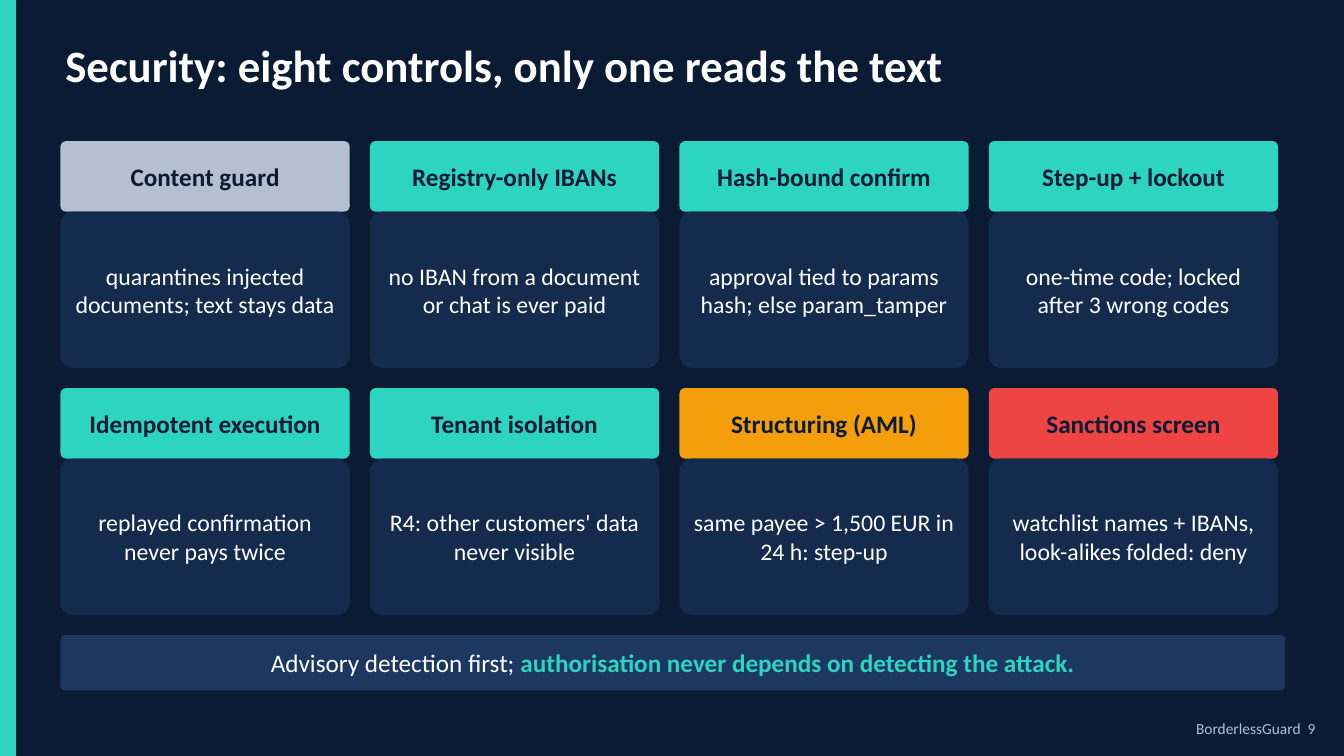
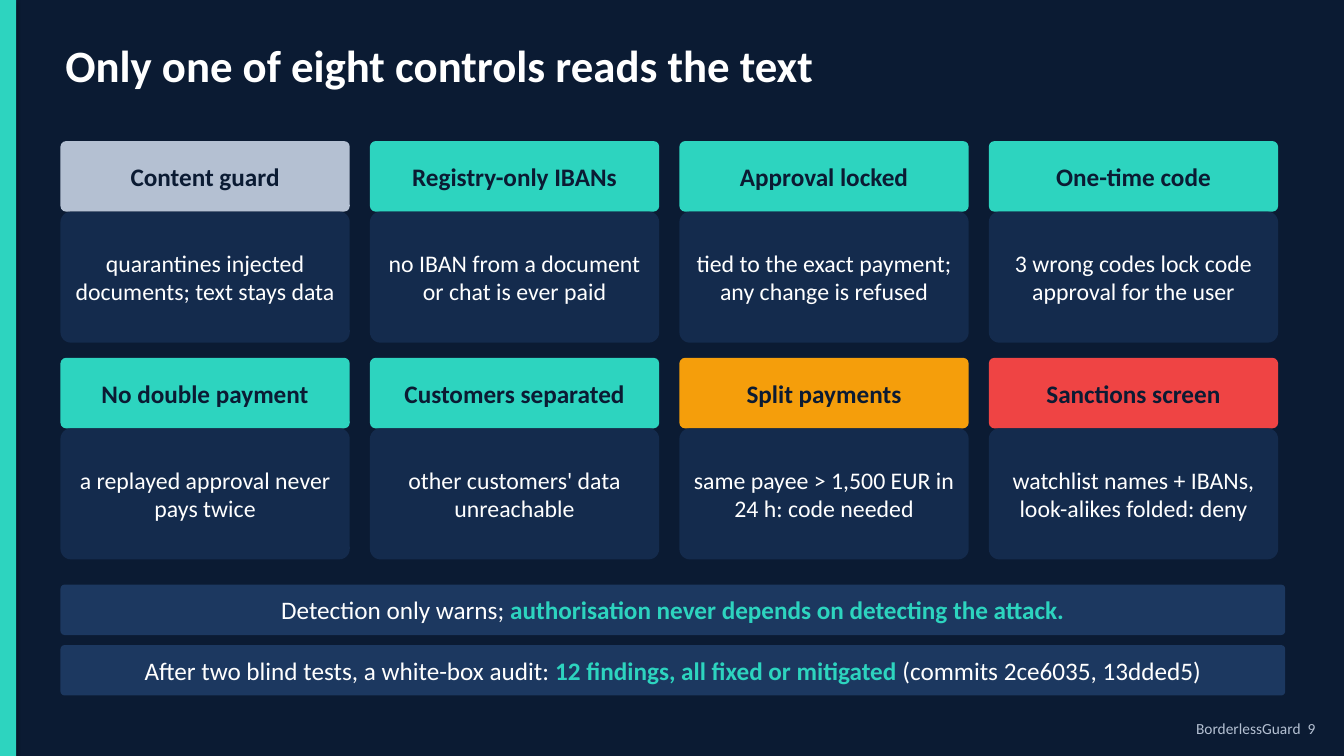
Before and after one commit to Arracheur2Bonnet/Borderless, a slide deck: slide 9 of deliverables/pitch/BorderlessGuard_deck.pptx. Drawn at 1344x756 pixels with LibreOffice and Linux fonts; fonts in the diff are those of the drawing. Boxes give left, top, right and bottom in pixels: in the first picture for what was removed or moved away, otherwise in the second. Text is boxed around its words. In the diff, an @@ line names an element or a change of style, - is before the commit and + after.

```diff
--- a/deliverables/pitch/BorderlessGuard_deck.pptx
+++ b/deliverables/pitch/BorderlessGuard_deck.pptx
@@ text at (65, 50, 813, 90): text changed @@
-Security: eight controls, only one reads the text
+Only one of eight controls reads the text
@@ text in rounded rectangle at (740, 168, 908, 190): text changed @@
-Hash-bound confirm
+Approval locked
@@ text in rounded rectangle at (1056, 168, 1211, 186): text changed @@
-Step-up + lockout
+One-time code
@@ rounded rectangle "quarantines injected documents; text stays ...": place and size @@
-rounded rectangle "quarantines injected documents; text stays ..." at (60, 212, 350, 368)
+rounded rectangle "quarantines injected documents; text stays ..." at (60, 212, 350, 343)
@@ rounded rectangle "no IBAN from a document ...": place and size @@
-rounded rectangle "no IBAN from a document ..." at (370, 212, 659, 368)
+rounded rectangle "no IBAN from a document ..." at (370, 212, 659, 343)
@@ rounded rectangle "tied to the exact payment; ...": place and size @@
-rounded rectangle "tied to the exact payment; ..." at (680, 212, 969, 368)
+rounded rectangle "tied to the exact payment; ..." at (680, 212, 969, 343)
@@ rounded rectangle "3 wrong codes lock code ...": place and size @@
-rounded rectangle "3 wrong codes lock code ..." at (989, 212, 1278, 368)
+rounded rectangle "3 wrong codes lock code ..." at (989, 212, 1278, 343)
@@ text in rounded rectangle at (697, 255, 951, 304): text changed @@
-approval tied to params hash; else param_tamper
+tied to the exact payment; any change is refused
@@ text in rounded rectangle at (1015, 255, 1252, 304): text changed @@
-one-time code; locked after 3 wrong codes
+3 wrong codes lock code approval for the user
@@ 4 rounded rectangles: place and size @@
-4 rounded rectangles at (60, 388, 1278, 459)
+4 rounded rectangles at (60, 358, 1278, 429)
@@ text in rounded rectangle at (101, 385, 309, 407): text changed @@
-Idempotent execution
+No double payment
@@ text in rounded rectangle at (404, 385, 625, 407): text changed @@
-Tenant isolation
+Customers separated
@@ text in rounded rectangle at (747, 385, 902, 407): text changed @@
-Structuring (AML)
+Split payments
@@ rounded rectangle "a replayed approval never pays ...": place and size @@
-rounded rectangle "a replayed approval never pays ..." at (60, 459, 350, 615)
+rounded rectangle "a replayed approval never pays ..." at (60, 429, 350, 560)
@@ rounded rectangle "other customers' data unreachable": place and size @@
-rounded rectangle "other customers' data unreachable" at (370, 459, 659, 615)
+rounded rectangle "other customers' data unreachable" at (370, 429, 659, 560)
@@ rounded rectangle "same payee > 1,500 EUR ...": place and size @@
-rounded rectangle "same payee > 1,500 EUR ..." at (680, 459, 969, 615)
+rounded rectangle "same payee > 1,500 EUR ..." at (680, 429, 969, 560)
@@ rounded rectangle "watchlist names + IBANs, look-alikes ...": place and size @@
-rounded rectangle "watchlist names + IBANs, look-alikes ..." at (989, 459, 1278, 615)
+rounded rectangle "watchlist names + IBANs, look-alikes ..." at (989, 429, 1278, 560)
@@ text in rounded rectangle at (80, 472, 330, 521): text changed @@
-replayed confirmation never pays twice
+a replayed approval never pays twice
@@ text in rounded rectangle at (408, 472, 621, 517): text changed @@
-R4: other customers' data never visible
+other customers' data unreachable
@@ text in rounded rectangle at (694, 472, 954, 517): text changed @@
-same payee > 1,500 EUR in 24 h: step-up
+same payee > 1,500 EUR in 24 h: code needed
@@ rounded rectangle "Detection only warns; authorisation never ...": place and size @@
-rounded rectangle "Detection only warns; authorisation never ..." at (60, 635, 1286, 691)
+rounded rectangle "Detection only warns; authorisation never ..." at (60, 585, 1286, 635)
@@ text in rounded rectangle at (281, 601, 1064, 623): text changed @@
-Advisory detection first; authorisation never depends on detecting the attack.
+Detection only warns; authorisation never depends on detecting the attack.
@@ rounded rectangle added at (60, 645, 1286, 696), fill #1C3860, 18 pt, text #FFFFFF @@
+After two blind tests, a white-box audit: 12 findings, all fixed or mitigated (commits 2ce6035, 13dded5)
```
Also in this commit, not shown: 12 other slides changed, 1 slide added, 1 slide removed, 19 other files.
